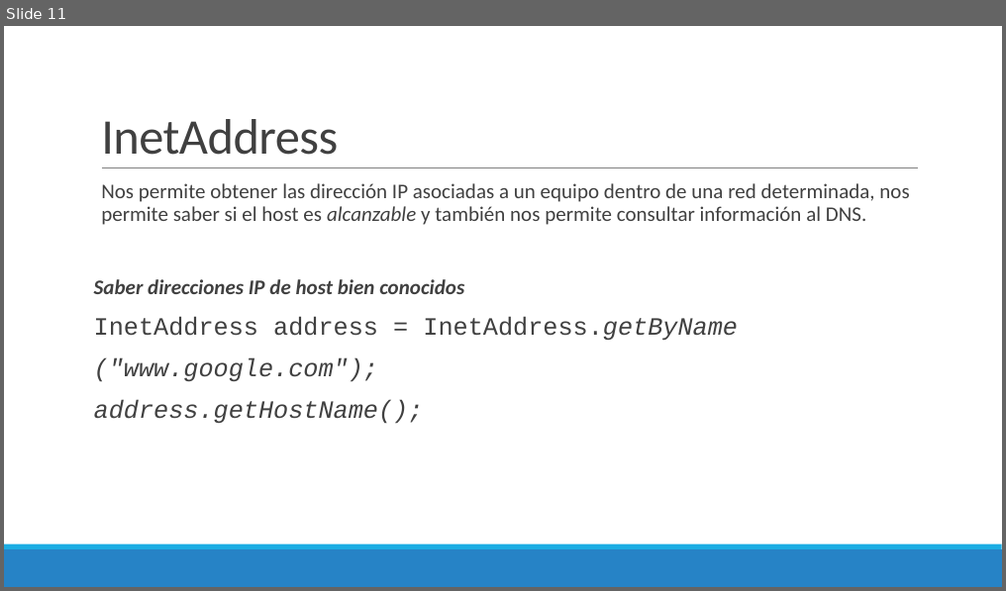
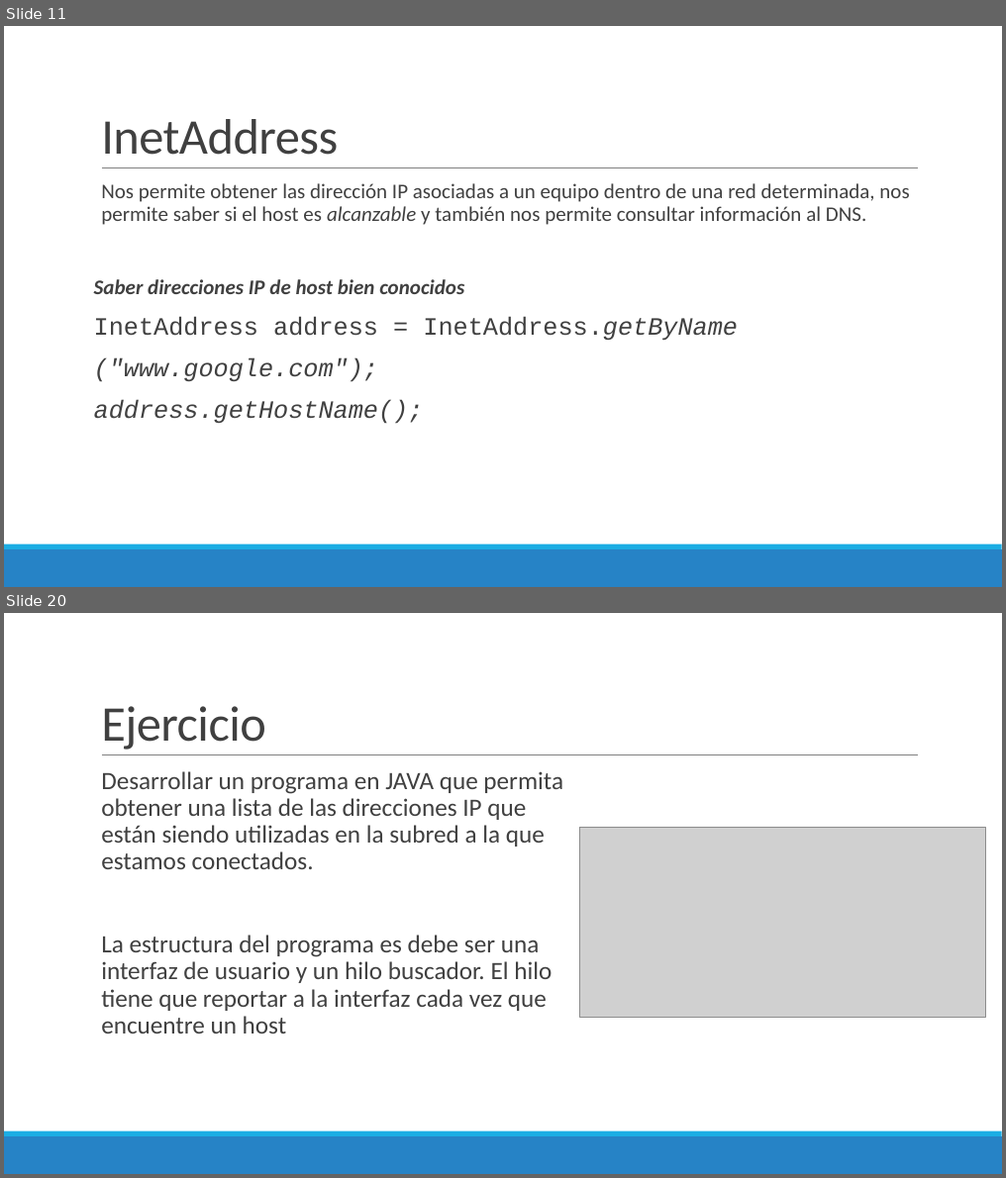
Before and after one commit to Domiciano/ProgramacionEnRed191, a slide deck: Semana 2/Presentación.pptx. Shown one above the other, each under a label of ours: slide 11 before the commit, slides 11 and 20 after it; the slides between them are not shown. The pictures are 1006x591 and 1006x1178 pixels, drawn with LibreOffice and Linux fonts; fonts in the diff are those of the drawing; grey boxes stand for pictures. Boxes give left, top, right and bottom in pixels: in the first picture for what was removed or moved away, otherwise in the second. Text is boxed around its words. In the diff, an @@ line names an element or a change of style, - is before the commit and + after.

```diff
--- a/Semana 2/Presentación.pptx
+++ b/Semana 2/Presentación.pptx
@@ slide 20 added at [4,613,1002,1174], background #FFFFFF; not listed: 3 template elements that a slide beside it also shows @@
@@ title added at [101,706,266,750], 48 pt, text #404040 @@
+Ejercicio
@@ text added at [101,771,563,1034], 24 pt, text #404040 @@
+  Desarrollar un programa en JAVA que permita obtener una lista de las direcciones IP que están siendo utilizadas en la subred a la que estamos conectados.
+  La estructura del programa es debe ser una interfaz de usuario y un hilo buscador. El hilo tiene que reportar a la interfaz cada vez que encuentre un host
@@ picture added at [580,827,985,1017] @@
```
Also in this commit, not shown: 12 other slides added, 11 other files.
